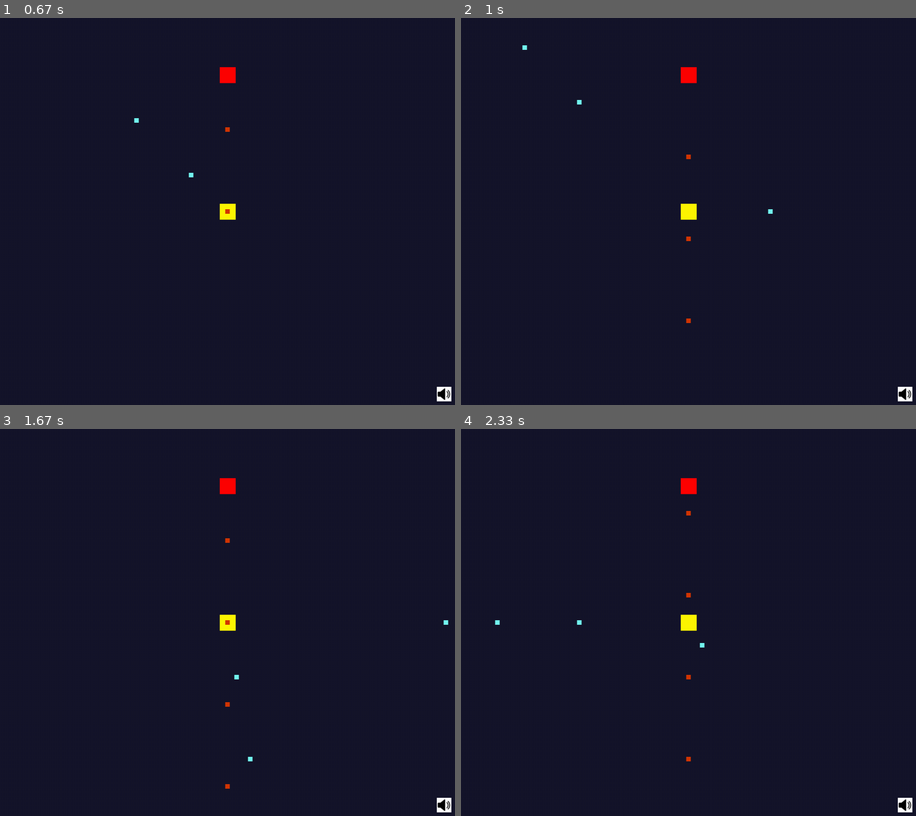
Above: before the commit, frames 1-4 (two rows, left to right).
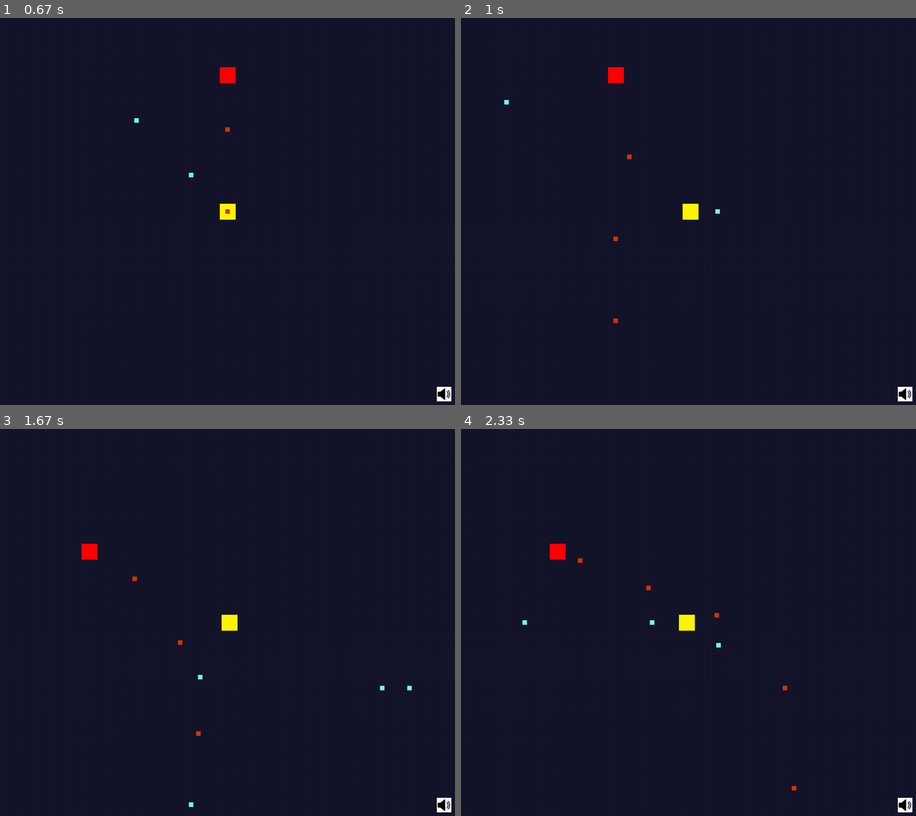
Above: after the commit, the same moments.

Repository: LuizBudeu/Pygame
Game: pygame game, started from BulletHell/main.py
Two runs of this game, one before a commit and one after it. Both use one fixed random seed, a clock stepped at 60 frames per second and the inputs below.
Inputs (mouse positions are in pixels of both pictures, inside the frame that each line leads up to):
- Up to frame 1 (0.67 s): tap Space at 0.33 s
- Up to frame 2 (1 s): hold D from 0.67 s (still down); move the mouse to (834, 199) at 0.7 s
- Up to frame 3 (1.67 s): release D at 1.13 s; hold W 1.17-1.47 s; move the mouse to (227, 645) at 1.2 s; hold D from 1.5 s (still down); move the mouse to (118, 626) at 1.53 s
- Up to frame 4 (2.33 s): release D at 1.97 s; hold A from 2 s (still down); move the mouse to (734, 707) at 2.03 s

Frame 1 is identical in both runs. In frame 2, 0.5% of the frame differs, in the area x 9-69%, y 7-79%; in frame 3, 0.5%; in frame 4, 0.5%, in the area x 7-74%, y 12-94%.

Commit message:
camera finalized?

Diff:
--- a/BulletHell/game.py
+++ b/BulletHell/game.py
@@ -110,9 +110,9 @@
         self.handle_player()
 
         for entity in self.entities.values():
-            entity.update()
             self.camera.center_target_position(self.player)
             self.camera.update(entity)
+            entity.update()
             entity.draw(self.screen)
 
         #self.camera.update(self.entities)
